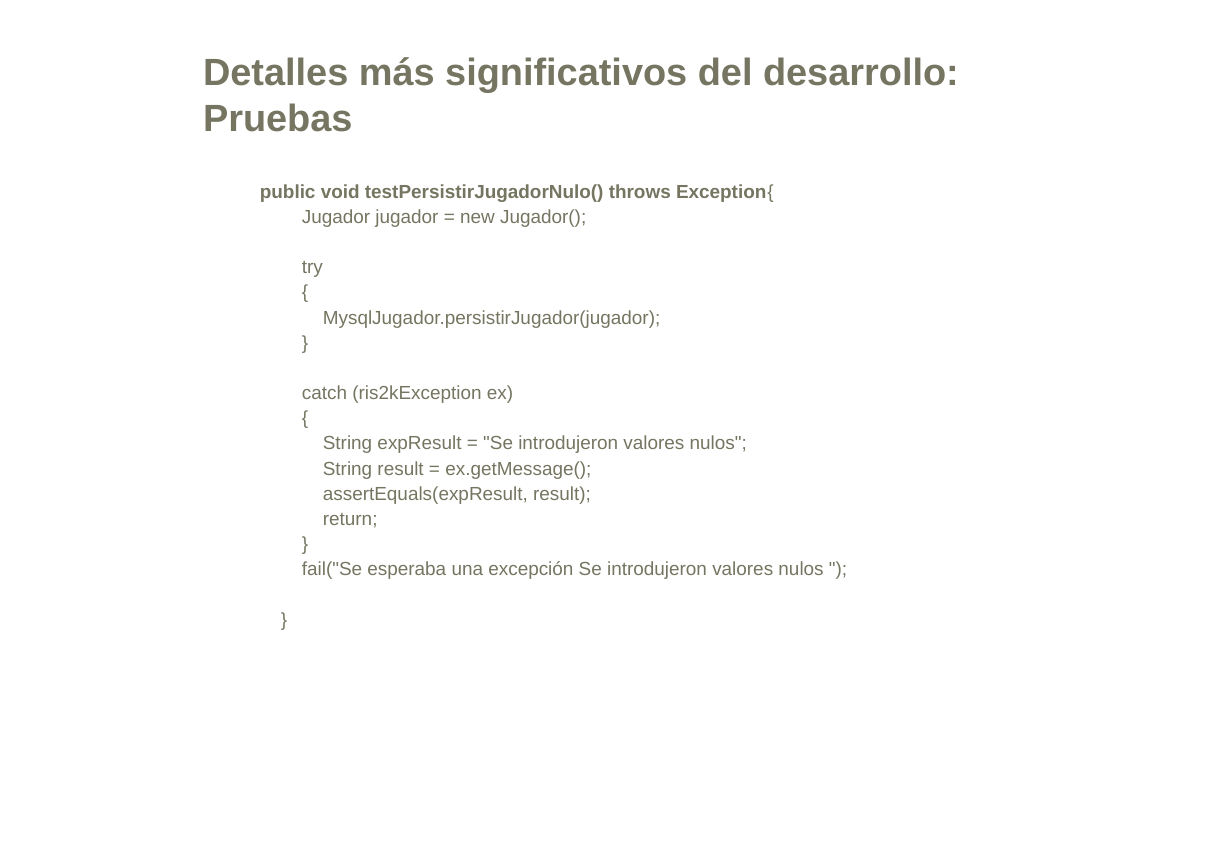
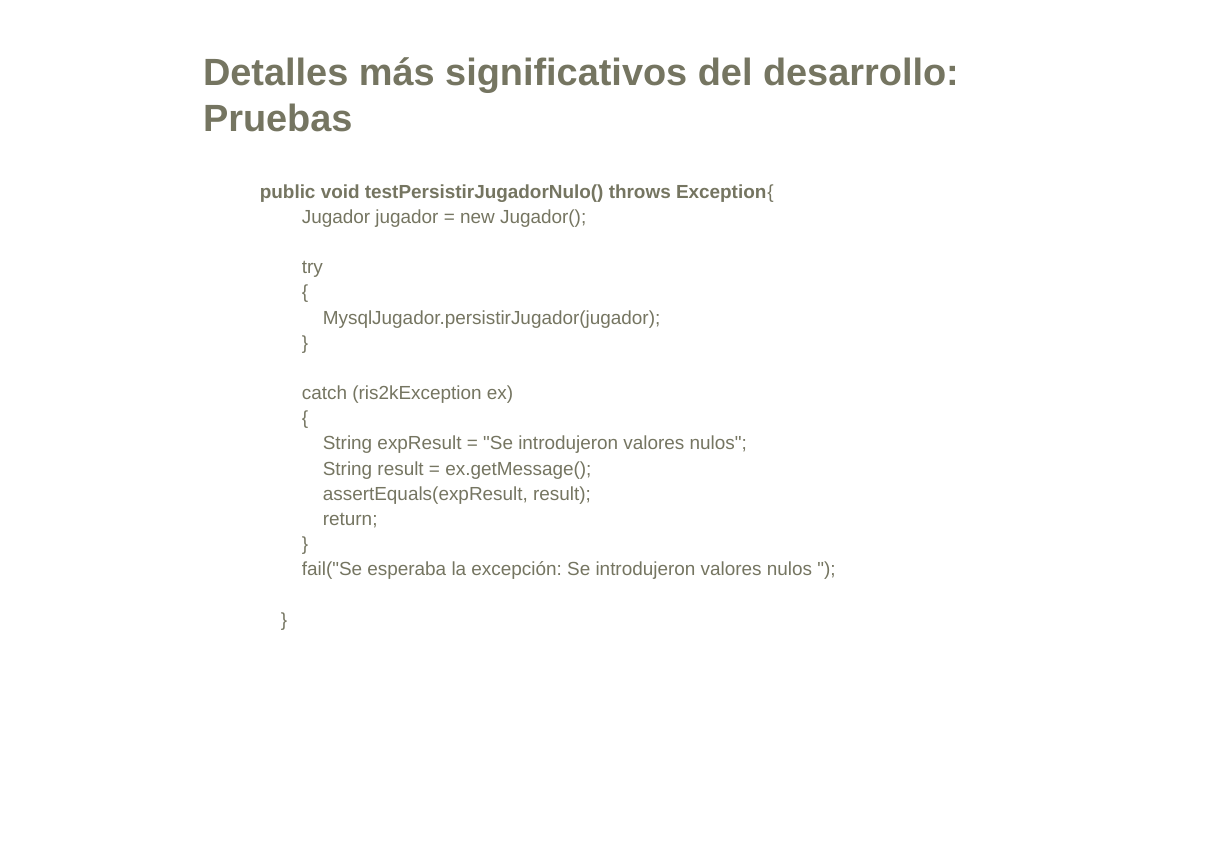
Before and after one commit to Betisman/ris2k, a slide deck: slide 11 of ris2k/doc/presentacion.ppt. Drawn at 1232x853 pixels with LibreOffice and Linux fonts; fonts in the diff are those of the drawing; background and template pictures are left out. Boxes give left, top, right and bottom in pixels: in the first picture for what was removed or moved away, otherwise in the second. Text is boxed around its words. In the diff, an @@ line names an element or a change of style, - is before the commit and + after.

```diff
--- a/ris2k/doc/presentacion.ppt
+++ b/ris2k/doc/presentacion.ppt
@@ text at bbox=[302, 561, 812, 579]: text changed @@
-fail("Se esperaba una excepción Se introdujeron valores nulos ");
+fail("Se esperaba la excepción: Se introdujeron valores nulos ");
```
Also in this commit, not shown: 5 other slides changed, 3 slides added.
